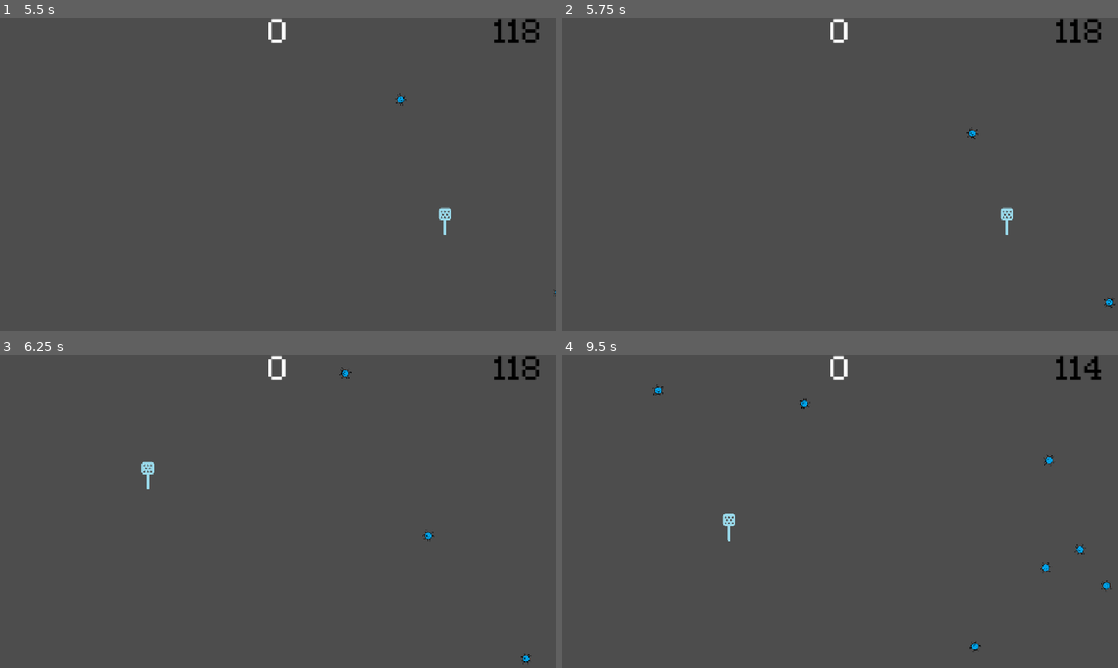
Above: before the commit, frames 1-4 (two rows, left to right).
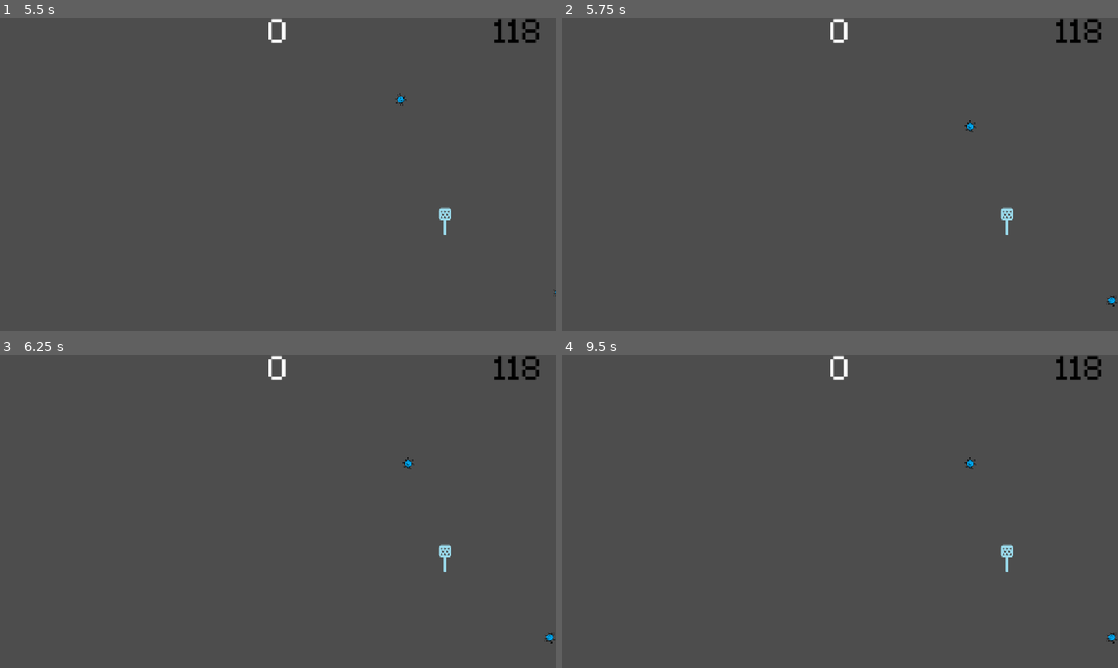
Above: after the commit, the same moments.

Repository: Evenwood/godotgamejame84
Game: Godot game, scene res://gui/title.tscn
Two runs of this game, one before a commit and one after it. Both use one fixed random seed, a clock stepped at 60 frames per second and the inputs below.
Inputs (mouse positions are in pixels of both pictures, inside the frame that each line leads up to):
- Up to frame 1 (5.5 s): click "Start" at 0.5 s; click "Start" at 1.25 s; tap Enter at 2, 5 s; move the mouse to (400, 158) at 2.02 s; click (400, 158) at 2.1 s; tap Space at 2.75 s; move the mouse to (166, 190) at 2.77 s; click (166, 190) at 2.85 s; move the mouse to (333, 105) at 3.52 s; click (333, 105) at 3.6 s; move the mouse to (250, 237) at 4.27 s; click (250, 237) at 4.35 s; move the mouse to (444, 221) at 5.02 s; click (444, 221) at 5.1 s
- Up to frame 2 (5.75 s): tap Escape (escape, bound only after the commit) at 5.65 s
- Up to frame 3 (6.25 s): move the mouse to (111, 464) at 5.77 s; click (111, 464) at 5.85 s
- Up to frame 4 (9.5 s): move the mouse to (867, 511) at 6.52 s; click (867, 511) at 6.6 s; move the mouse to (756, 433) at 7.27 s; click (756, 433) at 7.35 s; move the mouse to (962, 495) at 8.02 s; click (962, 495) at 8.1 s; move the mouse to (728, 527) at 8.77 s; click (728, 527) at 8.85 s

Frame 1 is identical in both runs. In frame 2, 0.1% of the frame differs, in the area x 72-100%, y 32-93%; in frame 3, 0.4%; in frame 4, 0.6%, in the area x 16-100%, y 0-95%.

Commit message:
Added pausing and unpausing on pressing Escape

Diff:
--- a/gamejam84/main.gd
+++ b/gamejam84/main.gd
@@ -7,7 +7,7 @@
 var time
 var game_active = false
 var critter_dict = {}
-var frozen = false
+var paused = false
 
 # Called when the node enters the scene tree for the first time.
 func _ready() -> void:
@@ -26,6 +26,8 @@
 func _process(delta: float) -> void:
 	if(game_active):
 		update_score()
+	if Input.is_action_just_pressed("escape"):
+		processPause()
 
 
 func game_over() -> void:
@@ -77,7 +79,6 @@
 
 
 func freeze_critters() -> void:
-	frozen = true
 	var critters = get_tree().get_nodes_in_group("critters")
 	for c in critters:
 		critter_dict[c.name] = c.linear_velocity
@@ -86,11 +87,33 @@
 
 
 func unfreeze_critters() -> void:
-	frozen = false
 	var critters = get_tree().get_nodes_in_group("critters")
 	for c in critters:
 		c.linear_velocity = critter_dict[c.name]
 	$MobTimer.start()
+
+
+func pause() -> void:
+	paused = true
+	freeze_critters()
+	$ScoreTimer.stop()
+	update_score()
+	Engine.time_scale = 0.0
+
+
+func unpause() -> void:
+	paused = false
+	unfreeze_critters()
+	$ScoreTimer.start()
+	update_score()
+	Engine.time_scale = 1
+
+
+func processPause() -> void:
+	if(paused):
+		unpause()
+	else:
+		pause()
 
 
 func update_score() -> void:
--- a/gamejam84/project.godot
+++ b/gamejam84/project.godot
@@ -35,3 +35,8 @@
 , Object(InputEventKey,"resource_local_to_scene":false,"resource_name":"","device":-1,"window_id":0,"alt_pressed":false …(182 unchanged characters)…
 ]
 }
+escape={
+"deadzone": 0.2,
+"events": [Object(InputEventKey,"resource_local_to_scene":false,"resource_name":"","device":-1,"window_id":0,"alt_pressed":false,"shift_pressed":false,"ctrl_pressed":false,"meta_pressed":false,"pressed":false,"keycode":0,"physical_keycode":4194305,"key_label":0,"unicode":0,"location":0,"echo":false,"script":null)
+]
+}
